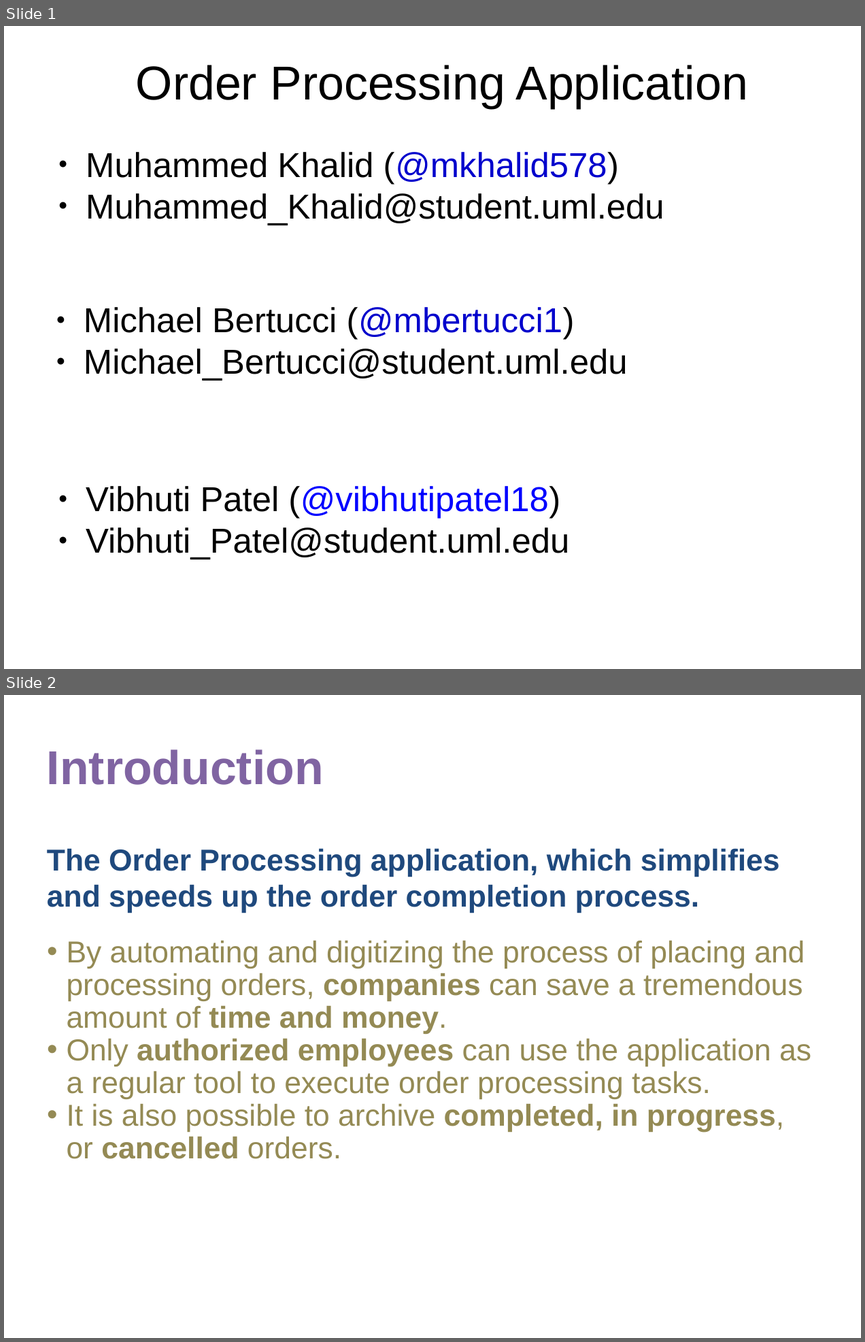
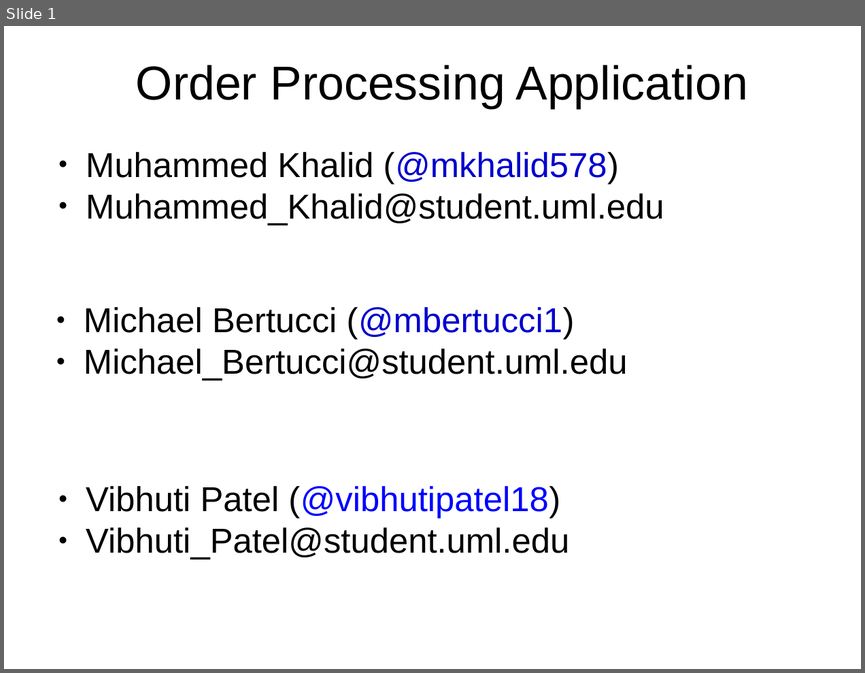
Before and after one commit to mkhalid578/orderProcessing, a slide deck: Project_Proposal.pptx. Shown one above the other, each under a label of ours: slides 1 and 2 before the commit, slide 1 after it. The pictures are 865x1342 and 865x673 pixels, drawn with LibreOffice and Linux fonts; fonts in the diff are those of the drawing. Boxes give left, top, right and bottom in pixels: in the first picture for what was removed or moved away, otherwise in the second. Text is boxed around its words. In the diff, an @@ line names an element or a change of style, - is before the commit and + after.

```diff
--- a/Project_Proposal.pptx
+++ b/Project_Proposal.pptx
@@ slide 2 removed at (x1=4, y1=695, x2=861, y2=1338), background #FFFFFF @@
@@ text removed at (x1=47, y1=749, x2=324, y2=785) @@
-Introduction
@@ text removed at (x1=47, y1=848, x2=811, y2=1159) @@
-The Order Processing application, which simplifies and speeds up the order completion process.
-• By automating and digitizing the process of placing and processing orders, companies can save a tremendous amount of time and money.
-• Only authorized employees can use the application as a regular tool to execute order processing tasks.
-• It is also possible to archive completed, in progress, or cancelled orders.
```
Also in this commit, not shown: 6 slides changed, 1 slide added, 1 other slide removed.
